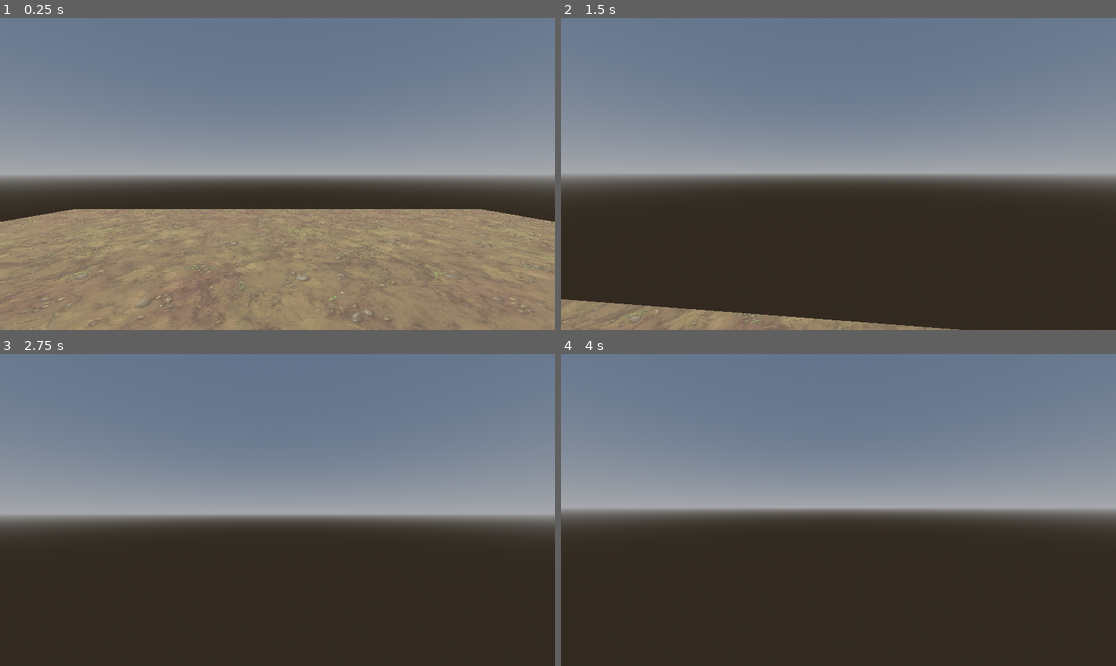
Above: before the commit, frames 1-4 (two rows, left to right).
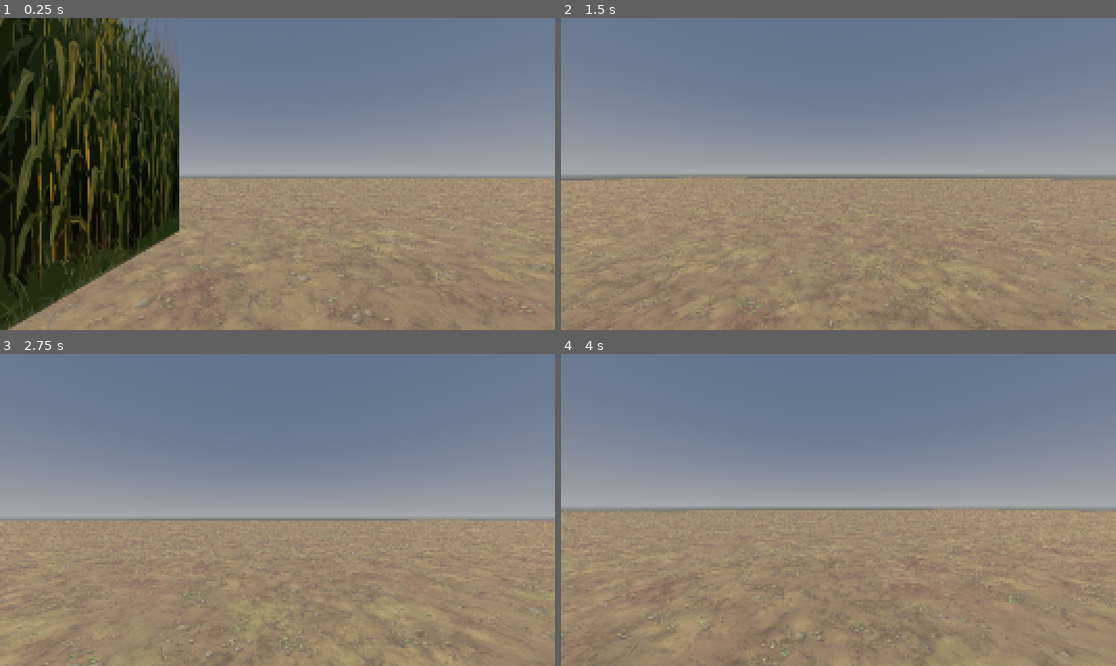
Above: after the commit, the same moments.

Repository: ericholtz/cornkeeper
Game: Godot game, scene res://scenes/Main.tscn
Two runs of this game, one before a commit and one after it. Both use one fixed random seed, a clock stepped at 60 frames per second and the inputs below.
Inputs (mouse positions are in pixels of both pictures, inside the frame that each line leads up to):
- Up to frame 1 (0.25 s): no input
- Up to frame 2 (1.5 s): tap Enter at 0.5 s; move the mouse to (866, 174) at 0.52 s; hold Shift (run) 0.53-1.28 s; hold W (up) from 0.53 s (still down); tap Space (jump) at 0.77 s; move the mouse to (810, 174) at 1.27 s; tap Shift (run) at 1.35 s
- Up to frame 3 (2.75 s): keep holding W (up); tap Space (jump) at 1.52 s; move the mouse to (288, 503) at 2.02 s; hold Shift (run) from 2.03 s (still down)
- Up to frame 4 (4 s): keep holding W (up); move the mouse to (832, 516) at 2.77 s; release Shift (run) at 2.78 s; tap Shift (run) at 2.85 s; tap Space (jump) at 3.02, 3.77 s; move the mouse to (877, 513) at 3.52 s; hold Shift (run) from 3.53 s (still down)

The runs differ from the first frame. In frame 1, 33% of the frame differs, in the area x 0-100%, y 0-100%; in frame 2, 45%; in frame 3, 48%; in frame 4, 50%, in the area x 0-100%, y 49-100%.

Commit message:
add pixelation shader and a few placeholder walls

Diff:
--- a/project.godot
+++ b/project.godot
@@ -11,9 +11,14 @@
 [application]
 
 config/name="CornKeeper"
-run/main_scene="uid://c8b4qayj4f0tv"
+run/main_scene="uid://c4e51kfpx6arm"
 config/features=PackedStringArray("4.5", "Forward Plus")
 config/icon="res://icon.svg"
+
+[display]
+
+window/size/viewport_width=1920
+window/size/viewport_height=1080
 
 [input]
 
--- a/scenes/Main.tscn
+++ b/scenes/Main.tscn
@@ -1,7 +1,9 @@
-[gd_scene load_steps=8 format=3 uid="uid://c8b4qayj4f0tv"]
+[gd_scene load_steps=11 format=3 uid="uid://c4e51kfpx6arm"]
 
 [ext_resource type="Script" uid="uid://1hhm4frsfmg0" path="res://scripts/player.gd" id="1_elqb8"]
 [ext_resource type="Texture2D" uid="uid://v7cisiedn0tw" path="res://assets/textures/Dirt_01.png" id="1_rvslj"]
+[ext_resource type="Texture2D" uid="uid://cxs8ntajf2qcc" path="res://assets/textures/corn-square.png" id="2_rarhs"]
+[ext_resource type="Shader" uid="uid://dxjvowr432mde" path="res://shaders/pixelate.gdshader" id="3_0bbpv"]
 
 [sub_resource type="ProceduralSkyMaterial" id="ProceduralSkyMaterial_elqb8"]
 
@@ -18,6 +20,10 @@
 uv1_triplanar = true
 texture_filter = 0
 
+[sub_resource type="ShaderMaterial" id="ShaderMaterial_rarhs"]
+shader = ExtResource("3_0bbpv")
+shader_parameter/pixel_size = 3.0
+
 [sub_resource type="CapsuleShape3D" id="CapsuleShape3D_rarhs"]
 
 [node name="Main" type="Node3D"]
@@ -33,10 +39,21 @@
 
 [node name="Level" type="Node3D" parent="."]
 
-[node name="CSGBox3D" type="CSGBox3D" parent="Level"]
+[node name="Floor" type="CSGBox3D" parent="Level"]
+transform = Transform3D(1, 0, 0, 0, 1, 0, 0, 0, 1, 0, 7.4505806e-08, 0)
 use_collision = true
-size = Vector3(20, 0.2, 20)
+size = Vector3(200, 0.2, 200)
 material = SubResource("StandardMaterial3D_0bbpv")
+
+[node name="CornMaze" type="Node3D" parent="Level"]
+
+[node name="Sprite3D" type="Sprite3D" parent="Level/CornMaze"]
+transform = Transform3D(1, 0, 0, 0, 1, 0, 0, 0, 1, 0, 3.3100002, 0)
+texture = ExtResource("2_rarhs")
+
+[node name="Sprite3D2" type="Sprite3D" parent="Level/CornMaze"]
+transform = Transform3D(-4.371139e-08, 0, -1, 0, 1, 0, 1, 0, -4.371139e-08, -3, 3.3100002, -3)
+texture = ExtResource("2_rarhs")
 
 [node name="Player" type="CharacterBody3D" parent="."]
 transform = Transform3D(1, 0, 0, 0, 1, 0, 0, 0, 1, 0, 1.266518, 0)
@@ -47,5 +64,16 @@
 
 [node name="Camera3D" type="Camera3D" parent="Player/head"]
 
+[node name="CanvasLayer" type="CanvasLayer" parent="Player/head/Camera3D"]
+follow_viewport_enabled = true
+
+[node name="ColorRect" type="ColorRect" parent="Player/head/Camera3D/CanvasLayer"]
+material = SubResource("ShaderMaterial_rarhs")
+anchors_preset = 15
+anchor_right = 1.0
+anchor_bottom = 1.0
+grow_horizontal = 2
+grow_vertical = 2
+
 [node name="CollisionShape3D" type="CollisionShape3D" parent="Player"]
 shape = SubResource("CapsuleShape3D_rarhs")
--- /dev/null
+++ b/shaders/pixelate.gdshader
@@ -0,0 +1,17 @@
+shader_type canvas_item;
+render_mode unshaded;
+
+uniform sampler2D SCREEN_TEXTURE : hint_screen_texture, repeat_disable, filter_nearest;
+uniform float pixel_size : hint_range(1.0, 16.0, 1.0) = 1.0;
+
+void fragment() {
+	float x = FRAGCOORD.x - mod(FRAGCOORD.x, pixel_size);
+	float y = FRAGCOORD.y - mod(FRAGCOORD.y, pixel_size);
+	float shift = floor(pixel_size / 2.0);
+	COLOR = texture(SCREEN_TEXTURE, vec2(x + shift, y + shift) * SCREEN_PIXEL_SIZE);
+}
+
+//void light() {
+//	// Called for every pixel for every light affecting the CanvasItem.
+//	// Uncomment to replace the default light processing function with this one.
+//}
Binary file added: assets/textures/corn-square.png
Not shown, added: assets/textures/corn-square.png.import
Binary file added: assets/textures/corn.png
Not shown, added: assets/textures/corn.png.import
Not shown, added: shaders/pixelate.gdshader.uid
